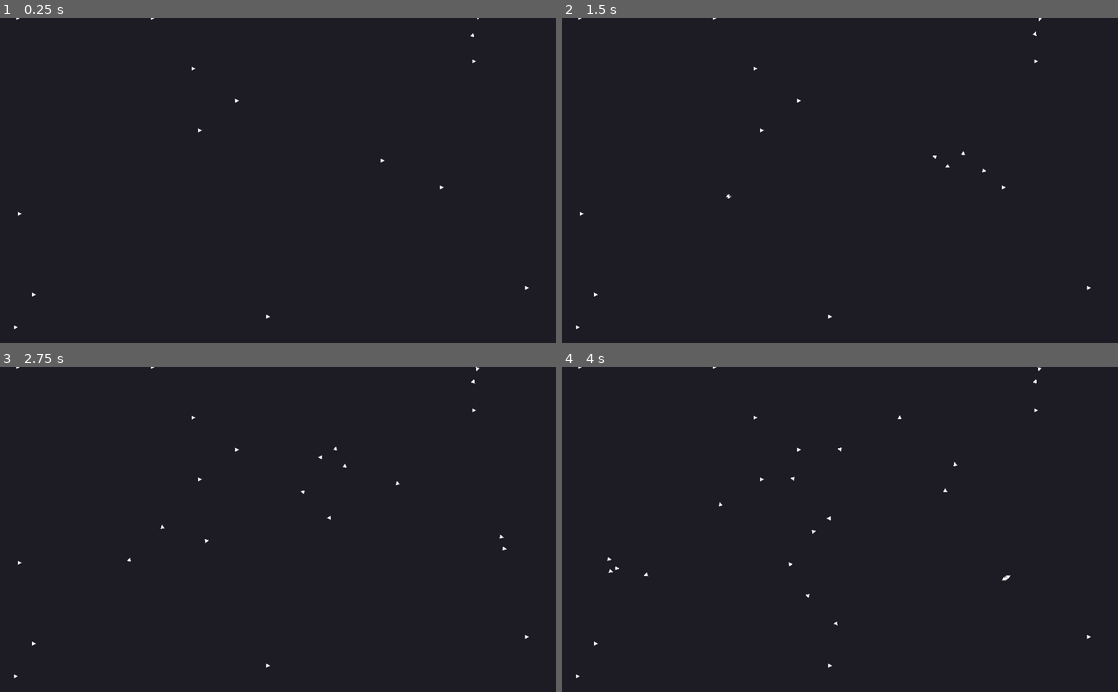
Above: before the commit, frames 1-4 (two rows, left to right).
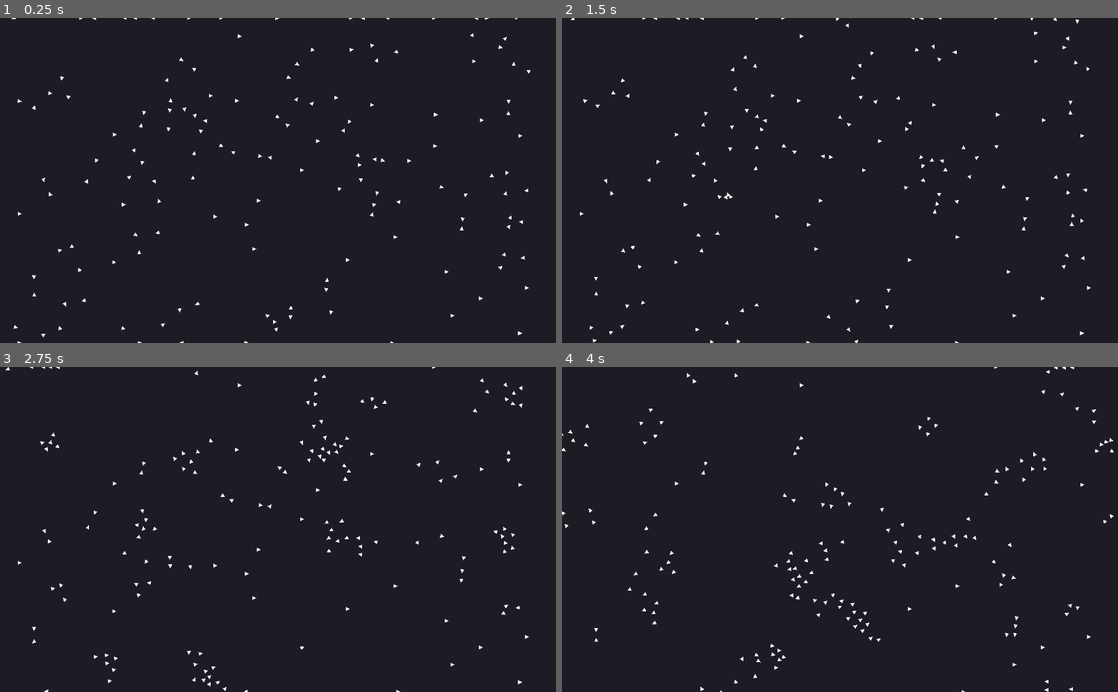
Above: after the commit, the same moments.

Repository: Gargoth/Boids-Simulation
Game: Godot game, scene res://Main.tscn
Two runs of this game, one before a commit and one after it. Both use one fixed random seed, a clock stepped at 60 frames per second and the inputs below.
Inputs (mouse positions are in pixels of both pictures, inside the frame that each line leads up to):
- Up to frame 1 (0.25 s): no input
- Up to frame 2 (1.5 s): move the mouse to (962, 164) at 0.52 s; click (962, 164) at 0.67 s; move the mouse to (728, 196) at 1.27 s; click (728, 196) at 1.42 s
- Up to frame 3 (2.75 s): move the mouse to (333, 458) at 2.02 s; click (333, 458) at 2.17 s
- Up to frame 4 (4 s): move the mouse to (812, 594) at 2.77 s; click (812, 594) at 2.92 s; move the mouse to (1006, 578) at 3.52 s; click (1006, 578) at 3.67 s

The runs differ from the first frame. In frame 1, 0.8% of the frame differs, in the area x 2-96%, y 0-100%; in frame 2, 0.9%; in frame 3, 1.0%; in frame 4, 1.1%, in the area x 0-100%, y 0-100%.

Commit message:
Optimized Code
Cleanup and Signals

Diff:
--- a/Main.tscn
+++ b/Main.tscn
@@ -10,7 +10,7 @@
 [node name="Boid_Container" type="Node2D" parent="."]
 script = ExtResource( 1 )
 boid = ExtResource( 2 )
-boid_count = 15
+boid_count = 150
 
 [node name="Circle_Container" type="Node2D" parent="."]
 script = ExtResource( 3 )
--- a/Packed Scenes/Boid.tscn
+++ b/Packed Scenes/Boid.tscn
@@ -8,7 +8,6 @@
 [sub_resource type="CircleShape2D" id=2]
 
 [node name="Boid" type="RigidBody2D"]
-collision_layer = 2
 gravity_scale = 0.0
 linear_damp = 0.0
 angular_damp = 0.0
@@ -32,3 +31,5 @@
 [node name="CollisionShape2D" type="CollisionShape2D" parent="Detector"]
 scale = Vector2( 4, 4 )
 shape = SubResource( 2 )
+[connection signal="body_entered" from="Detector" to="." method="_on_Detector_body_entered"]
+[connection signal="body_exited" from="Detector" to="." method="_on_Detector_body_exited"]
--- a/Packed Scenes/Circle.tscn
+++ b/Packed Scenes/Circle.tscn
@@ -5,8 +5,7 @@
 [sub_resource type="CircleShape2D" id=1]
 radius = 34.4023
 
-[node name="Circle" type="RigidBody2D"]
-mode = 1
+[node name="Circle" type="StaticBody2D"]
 
 [node name="Sprite" type="Sprite" parent="."]
 scale = Vector2( 0.1, 0.1 )
--- a/Scripts/Boid_Script.gd
+++ b/Scripts/Boid_Script.gd
@@ -1,19 +1,13 @@
 extends RigidBody2D
 
 export (int) var max_velocity = 50
-var detector : Area2D
-
+var overlapping_bodies = []
 
 func _ready():
-	detector = self.get_node("Detector")
 	self.rotation = 0.5
 
 
 func _physics_process(delta):
-	# orientation = orientation.move_toward(avoid_wall_direction(), deg2rad(10)).normalized()
-
-	var overlapping_bodies = detector.get_overlapping_bodies()
-
 	var separation = Vector2.ZERO
 	var alignment = Vector2.ZERO
 	var cohesion = Vector2.ZERO
@@ -22,16 +16,15 @@
 
 		for i in overlapping_bodies:
 			if i != self and i is RigidBody2D:
-				if self.position.distance_to(i.position) < 20:
+				if self.position.distance_to(i.position) < 15:
 					separation -= i.position - self.position
 				alignment += i.linear_velocity
 				cohesion += i.position - self.position
+			if i != self and i is StaticBody2D:
+				separation -= i.position - self.position
 
 		alignment /= len(overlapping_bodies)-1
 		cohesion /= len(overlapping_bodies)-1
-
-	if avoid_wall_direction():
-		separation -= (avoid_wall_direction() - self.position)
 
 	self.applied_force = ((separation + alignment/8 + cohesion/100) * delta * max_velocity)
 	self.rotation = self.linear_velocity.angle() + deg2rad(90)
@@ -67,3 +60,11 @@
 
 	if ret:
 		return ret["position"]
+
+
+func _on_Detector_body_entered(body):
+	overlapping_bodies.append(body)
+
+
+func _on_Detector_body_exited(body):
+	overlapping_bodies.erase(body)
Not shown, removed: Exports/zip/favicon.png.import
Not shown, removed: Exports/zip/index.png.import
Not shown, changed: export_presets.cfg
Not shown, added: Exports/Exports.zip
Not shown, removed: Exports/zip/favicon.png
Not shown, removed: Exports/zip/index.html
Not shown, removed: Exports/zip/index.js
Not shown, removed: Exports/zip/index.pck
Not shown, removed: Exports/zip/index.png
Not shown, changed: Exports/zip/index.wasm
Not shown, changed: Exports/zip/zip.zip
